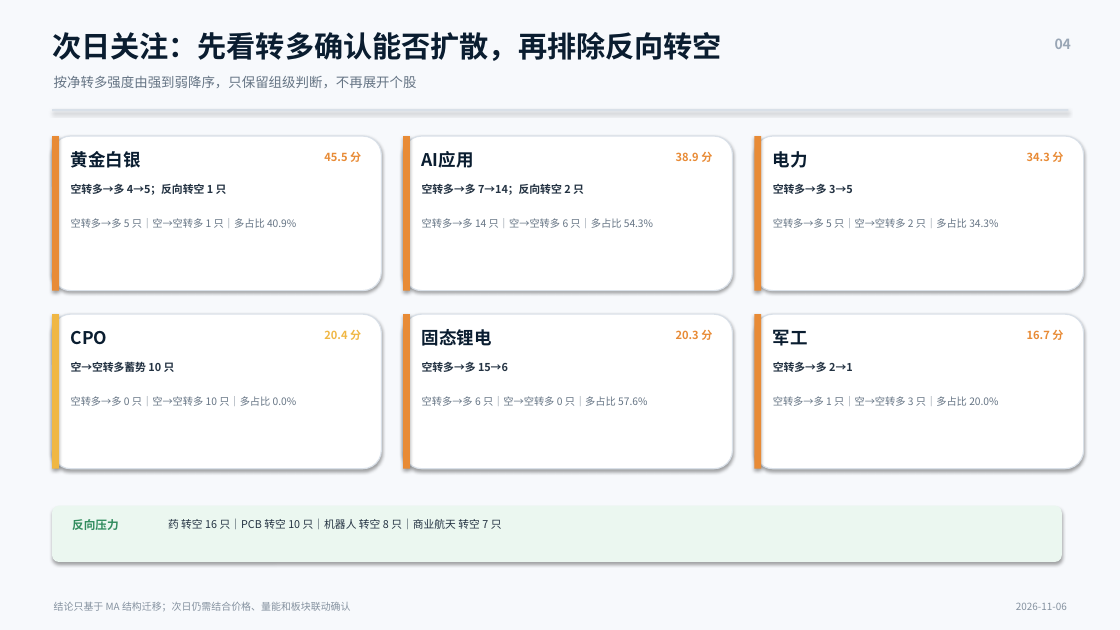
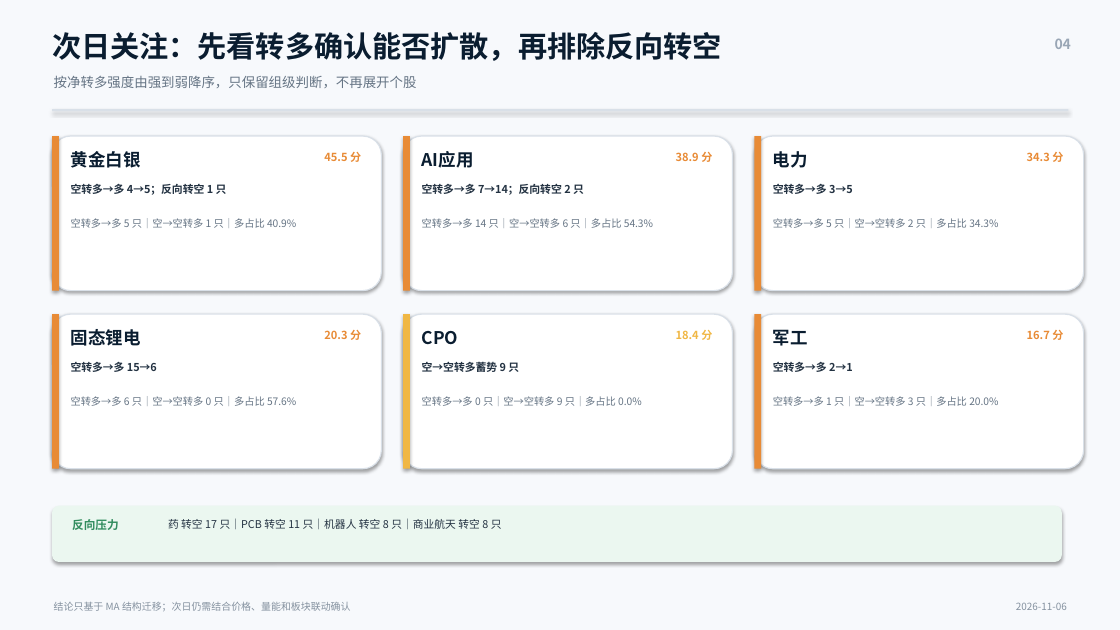
Before and after one commit to nancybhc/a-share-blast-lab, a slide deck: slide 4 of assets/多空阶段简报_2026-11-06.pptx. Drawn at 1120x630 pixels with LibreOffice and Linux fonts; fonts in the diff are those of the drawing. Boxes give left, top, right and bottom in pixels: in the first picture for what was removed or moved away, otherwise in the second. Text is boxed around its words. In the diff, an @@ line names an element or a change of style, - is before the commit and + after.

```diff
--- a/assets/多空阶段简报_2026-11-06.pptx
+++ b/assets/多空阶段简报_2026-11-06.pptx
@@ rectangle at box(52, 314, 59, 469): fill #F0B744 to #E88B36 @@
@@ text at box(71, 329, 141, 346): text changed @@
-CPO
+固态锂电
@@ rectangle at box(403, 314, 410, 469): fill #E88B36 to #F0B744 @@
@@ text at box(324, 330, 361, 340): text changed; text colour #F0B744 to #E88B36 @@
-20.4 分
+20.3 分
@@ text at box(422, 331, 459, 345): text changed @@
-固态锂电
+CPO
@@ text at box(676, 330, 712, 340): text changed; text colour #E88B36 to #F0B744 @@
-20.3 分
+18.4 分
@@ text at box(71, 362, 157, 372): text changed @@
-空→空转多蓄势 10 只
+空转多→多 15→6
@@ text at box(422, 362, 519, 372): text changed @@
-空转多→多 15→6
+空→空转多蓄势 9 只
@@ text at box(71, 396, 296, 406): text changed @@
-空转多→多 0 只｜空→空转多 10 只｜多占比 0.0%
+空转多→多 6 只｜空→空转多 0 只｜多占比 57.6%
@@ text at box(422, 396, 642, 406): text changed @@
-空转多→多 6 只｜空→空转多 0 只｜多占比 57.6%
+空转多→多 0 只｜空→空转多 9 只｜多占比 0.0%
@@ text at box(168, 518, 502, 529): text changed @@
-药 转空 16 只｜PCB 转空 10 只｜机器人 转空 8 只｜商业航天 转空 7 只
+药 转空 17 只｜PCB 转空 11 只｜机器人 转空 8 只｜商业航天 转空 8 只
```
Also in this commit, not shown: 3 other slides changed, 13 other files.
